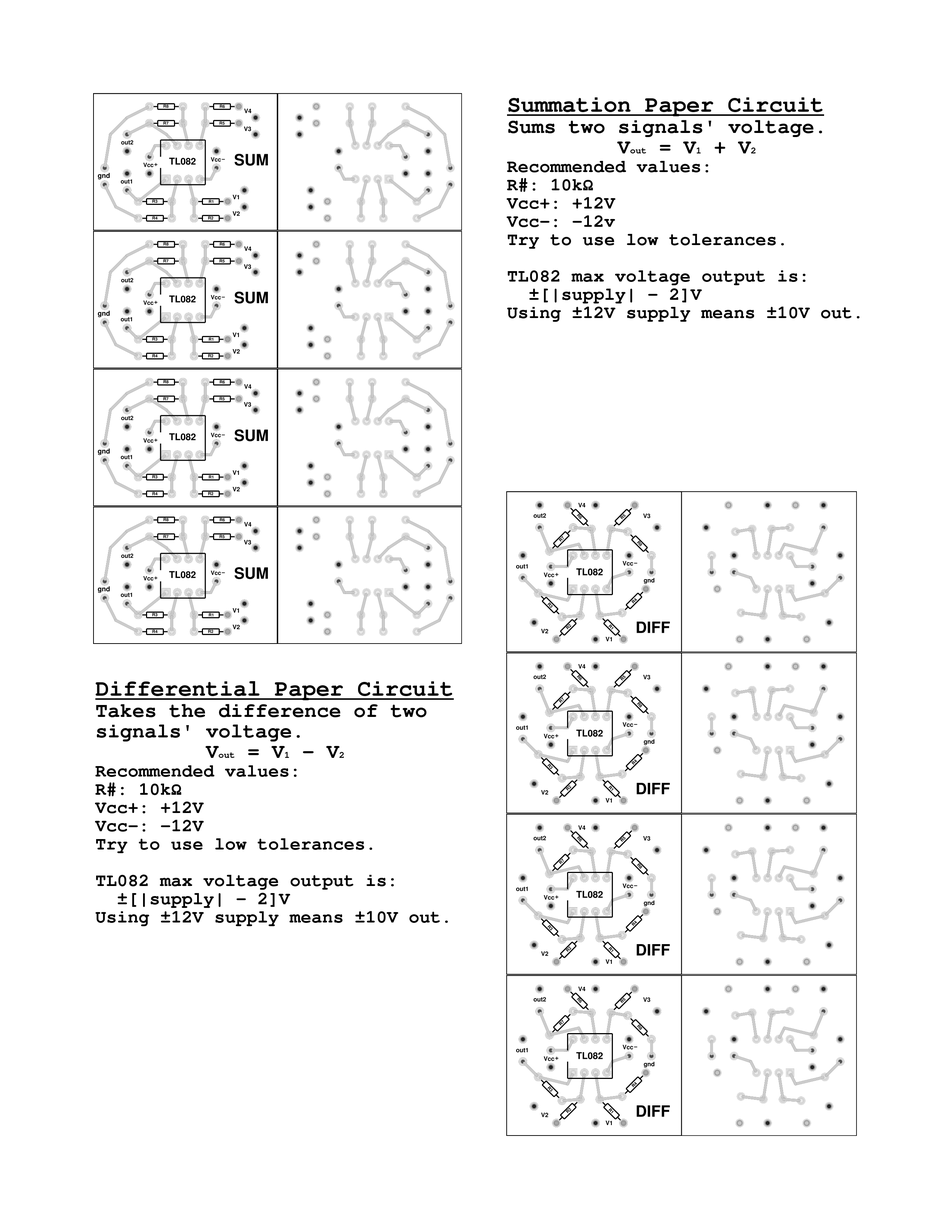
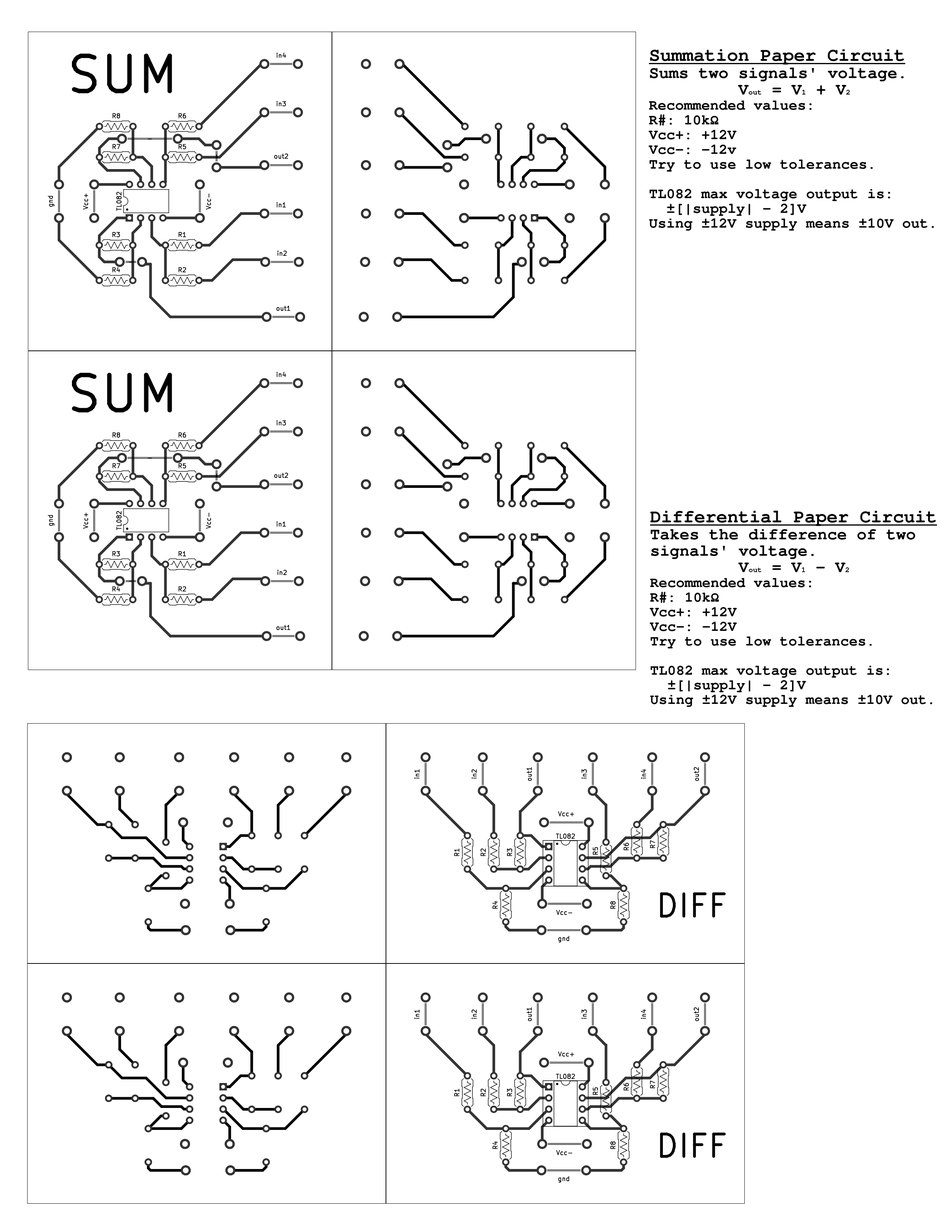
Layer changes from the first 950px x 1229px image to the second:
renamed "Pasted Layer #1" to "Pasted Layer #2", moved it above "Pasted Layer", painted on it over 27, 491, 857, 1204
renamed "Pasted Layer #3" to "Pasted Layer", moved it above "Summation Paper Circuit ...", painted on it over 27, 31, 636, 671
painted on "Summation Paper Circuit ..." over 506, 48, 934, 322
painted on "Differential Paper Circuit ..." over 94, 510, 938, 927
